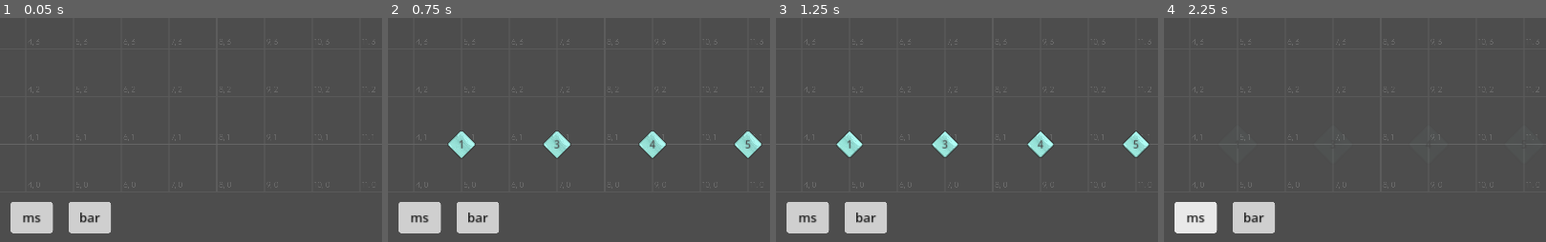
Above: before the commit, frames 1-4 (left to right).
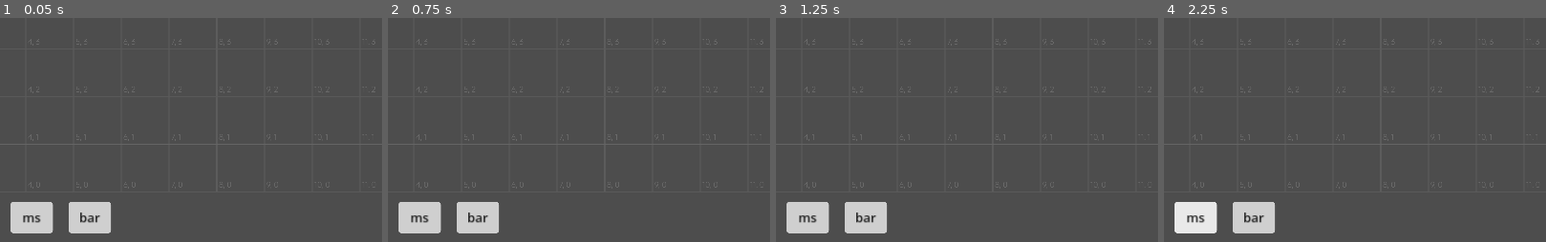
Above: after the commit, the same moments.

Repository: 1dealGas/Arf
Game: Godot game, scene res://〈Arf〉.tscn
Same seed, same stepped clock (60 frames per second), same inputs: the game is played once before the commit and once after it. Sound files missing from this copy of the repository are replaced by a short silence.
Inputs (mouse positions are % of the whole screen's width and height, from its top left):
- Up to frame 1 (0.05 s): no input
- Up to frame 2 (0.75 s): click (95, 95) at 0.5 s
- Up to frame 3 (1.25 s): no input
- Up to frame 4 (2.25 s): click (95, 95) at 1.25 s; click "ms" at 2 s
The pictures show only the part of the screen within x 22-72%, y 50-100%; the shares and areas given below are measured in that part.

Frame 1 is identical in both runs. In frame 2, 1.9% of the frame differs, in the area x 15-98%, y 50-63%; in frame 3, 1.7%; in frame 4, less than 0.1%.

Commit message:
Version 0.11

Diff:
--- a/pragma/arf.gd
+++ b/pragma/arf.gd
@@ -506,25 +506,47 @@
 
 # Fumen Stuff (Pattern Part)
 # Commonly, use w(),n(),h() only.
-const DUAL_SCALE := 1.51
-const DUAL_TYPE := 33
-func dual(x:float,y:float,bartime:float,radius:float=3,degree:float=90,delta_degree:float=180) -> Array[WishGroup]:
-	var _t0:float = bartime-radius*DUAL_SCALE
+const DUAL_SCALE := 5.6
+const DUAL_TYPE := 0
+func dual(x:float,y:float,bartime:float,radius:float=1.25,degree:float=90,delta_degree:float=180) -> Array[WishGroup]:
+	var _t0:float = bartime-radius*DUAL_SCALE*0.0625
 	if _t0<0:
 		_t0 = 0
 		radius = bartime/DUAL_SCALE
-	degree = degree/180.0*PI
-	delta_degree = degree + delta_degree/180.0*PI
-	var a:= Arf._w(x+radius*cos(degree),y+radius*sin(degree),bartime-(radius*DUAL_SCALE)*0.0625,DUAL_TYPE).n(x,y,bartime).h(bartime)
-	var b:= Arf._w(x+radius*cos(delta_degree),y+radius*sin(delta_degree),bartime-(radius*DUAL_SCALE)*0.0625,DUAL_TYPE,0.05).n(x,y,bartime)
+	degree = deg_to_rad(degree)
+	delta_degree = degree + deg_to_rad(delta_degree)
+	var a := Arf._w(x+radius*cos(degree),y+radius*sin(degree),bartime-(radius*DUAL_SCALE)*0.0625,DUAL_TYPE).n(x,y,bartime).h(bartime)
+	var b := Arf._w(x+radius*cos(delta_degree),y+radius*sin(delta_degree),bartime-(radius*DUAL_SCALE)*0.0625,DUAL_TYPE,0.05).n(x,y,bartime)
+	if DUAL_TYPE == 0:
+		a.try_interpolate(_t0+0.125)
+		b.try_interpolate(_t0+0.125)
 	return [a,b]
-func dual_without_hint(x:float,y:float,bartime:float,radius:float=3,degree:float=90,delta_degree:float=180) -> Array[WishGroup]:
-	var _t0:float = bartime-radius*DUAL_SCALE
+func dual_without_hint(x:float,y:float,bartime:float,radius:float=1.25,degree:float=90,delta_degree:float=180) -> Array[WishGroup]:
+	var _t0:float = bartime-radius*DUAL_SCALE*0.0625
 	if _t0<0:
 		_t0 = 0
 		radius = bartime/DUAL_SCALE
-	degree = degree/180.0*PI
-	delta_degree = degree + delta_degree/180.0*PI
-	var a:= Arf._w(x+radius*cos(degree),y+radius*sin(degree),bartime-(radius*DUAL_SCALE)*0.0625,DUAL_TYPE).n(x,y,bartime)
-	var b:= Arf._w(x+radius*cos(delta_degree),y+radius*sin(delta_degree),bartime-(radius*DUAL_SCALE)*0.0625,DUAL_TYPE,0.05).n(x,y,bartime)
+	degree = deg_to_rad(degree)
+	delta_degree = degree + deg_to_rad(delta_degree)
+	var a := Arf._w(x+radius*cos(degree),y+radius*sin(degree),bartime-(radius*DUAL_SCALE)*0.0625,DUAL_TYPE).n(x,y,bartime).h(bartime)
+	var b := Arf._w(x+radius*cos(delta_degree),y+radius*sin(delta_degree),bartime-(radius*DUAL_SCALE)*0.0625,DUAL_TYPE,0.05).n(x,y,bartime)
+	if DUAL_TYPE == 0:
+		a.try_interpolate(_t0+0.125)
+		b.try_interpolate(_t0+0.125)
 	return [a,b]
+func pop(x:float,y:float,bartime:float,radius:float=1.25) -> Array[WishGroup]:
+	randomize()
+	var _degree:float = randf_range(0,360)
+	randomize()
+	var _delta:float = randf_range(60,180)
+	return dual(x,y,bartime,radius,_degree,_delta)
+func lp(bartime:float) -> Array[WishGroup]:
+	randomize()
+	var _x:float = randf_range(3,13)
+	randomize()
+	var _y:float = randf_range(1,7)
+	randomize()
+	var _degree:float = randf_range(0,360)
+	#randomize()
+	#var _delta:float = randf_range(90,180)
+	return dual(_x,_y,bartime,1.25,_degree,180)
--- a/pragma/control.gd
+++ b/pragma/control.gd
@@ -103,19 +103,19 @@
 func _unhandled_input(event:InputEvent) -> void:
 	if stream == null or not(stream_paused): return
 	if event is InputEventPanGesture:
-		current_progress = clampi(current_progress+event.delta.y*SCROLL_SCALE,0,audio_length-100)
+		current_progress = clampi(current_progress+event.delta.y*SCROLL_SCALE,10,audio_length-100)
 		_seek(current_progress)
 	elif event.is_action_pressed(su500):
-		current_progress = clampi(current_progress+500,0,audio_length-100)
+		current_progress = clampi(current_progress+500,10,audio_length-100)
 		_seek(current_progress)
 	elif event.is_action_pressed(sd500):
-		current_progress = clampi(current_progress-500,0,audio_length-100)
+		current_progress = clampi(current_progress-500,10,audio_length-100)
 		_seek(current_progress)
 	elif event.is_action_pressed(su50):
-		current_progress = clampi(current_progress+50,0,audio_length-100)
+		current_progress = clampi(current_progress+50,10,audio_length-100)
 		_seek(current_progress)
 	elif event.is_action_pressed(sd50):
-		current_progress = clampi(current_progress-50,0,audio_length-100)
+		current_progress = clampi(current_progress-50,10,audio_length-100)
 		_seek(current_progress)
 
 
--- a/〈Fumen〉.gd
+++ b/〈Fumen〉.gd
@@ -9,7 +9,7 @@
 	])
 
 	forz(1)
-	w(5,1,0).n(5,1,1).n(5,1,16).r(1)
-	w(7,1,0).n(7,1,1).n(7,1,16)
-	w(9,1,0).n(9,1,1).n(9,1,16)
-	w(11,1,0).n(11,1,1).n(11,1,16)
+	lp(1)
+	lp(1.125)
+	lp(1.25)
+	lp(1.375)
